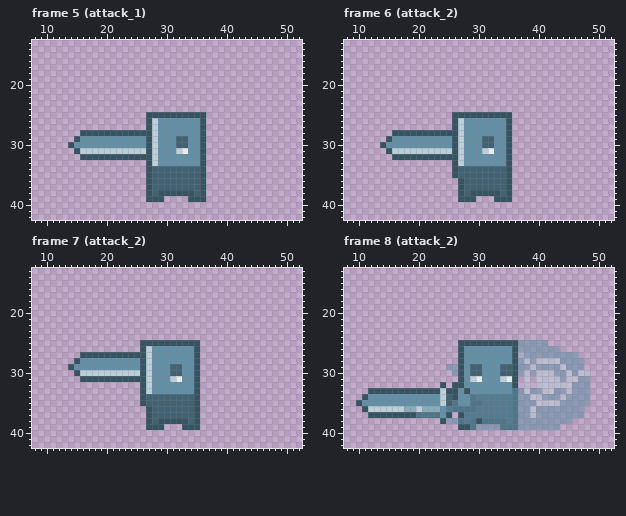
Pixel-art file: Game_Project/ProtoType_v1/assets/animation/player.ase. Above is the file before it was changed.
64x64 pixels, 28 frames. Colours within 5 levels of each other are drawn and written as one. Shown: frame 5 (attack_1): x 8..52, y 13..42; frame 6 (attack_2): x 8..52, y 13..42; frame 7 (attack_2): x 8..52, y 13..42; frame 8 (attack_2): x 8..52, y 13..42. The commit also changed other frames, which this record leaves out.
New version:
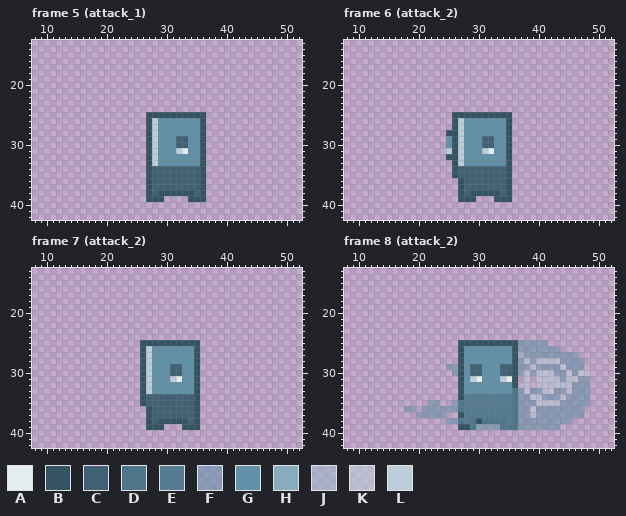
Palette (. is transparent): A #e4eef0  B #345463  C #416275  D #4d768a  E #537c92  F #6191a88f  G #6191a8  H #88acbe  J #9bb9c88f  K #bbcfda8f  L #bbcfda
Diff:
layer "weapon/object" now hidden
--- frame 5 (attack_1)
@@ x 12..28 @@
 27 ...............BL
-28 ....BBBBBBBBBBBBL
-29 ...BGGGGGGGGGGGBL
-30 ..BGGGGGGGGGGGGBL
-31 ...BLLLLLLLLLLLBL
-32 ....BBBBBBBBBBBBL
+28 ...............BL
+29 ...............BL
+30 ...............BL
+31 ...............BL
+32 ...............BL
 33 ...............BL
--- frame 6 (attack_2)
@@ x 12..26 @@
 27 ..............B
-28 ....BBBBBBBBBBB
-29 ...BGGGGGGGGGGB
-30 ..BGGGGGGGGGGGB
-31 ...BLLLLLLLLLLB
-32 ....BBBBBBBBBBB
+28 .............BB
+29 .............GB
+30 .............GB
+31 .............LB
+32 .............BB
 33 ..............B
--- frame 7 (attack_2)
@@ x 12..27 @@
 26 ..............BL
-27 ....BBBBBBBBBBBL
-28 ...BGGGGGGGGGGBL
-29 ..BGGGGGGGGGGGBL
-30 ...BLLLLLLLLLLBL
-31 ....BBBBBBBBBBBL
+27 ..............BL
+28 ..............BL
+29 ..............BL
+30 ..............BL
+31 ..............BL
 32 ..............BL
--- frame 8 (attack_2)
@@ x 8..32 @@
 31 ...................BGLAGG
-32 ................B.BBGGGGG
-33 ....BBBBBBBBBBBBLBBGBGGGG
-34 ...BGGGGGGGGGGGGLCBGGDEEE
-35 ..BGGGGGGGGGGGGGLCDGGDDEE
-36 ...BLLLLLLHHLHHHGEDDDDEEE
-37 ....BBBBBBBBDDDDGB.BEEEEE
-38 ................BFFDEDBDD
+32 ...................BGGGGG
+33 ...................BGGGGG
+34 ...................BEEEEE
+35 ..............FF..FDEEEEE
+36 ..........FF.FFFFFFDEEEEE
+37 ............FFFFF..BEEEEE
+38 .................FFDEDBDD
 39 ...................BBDFFF
